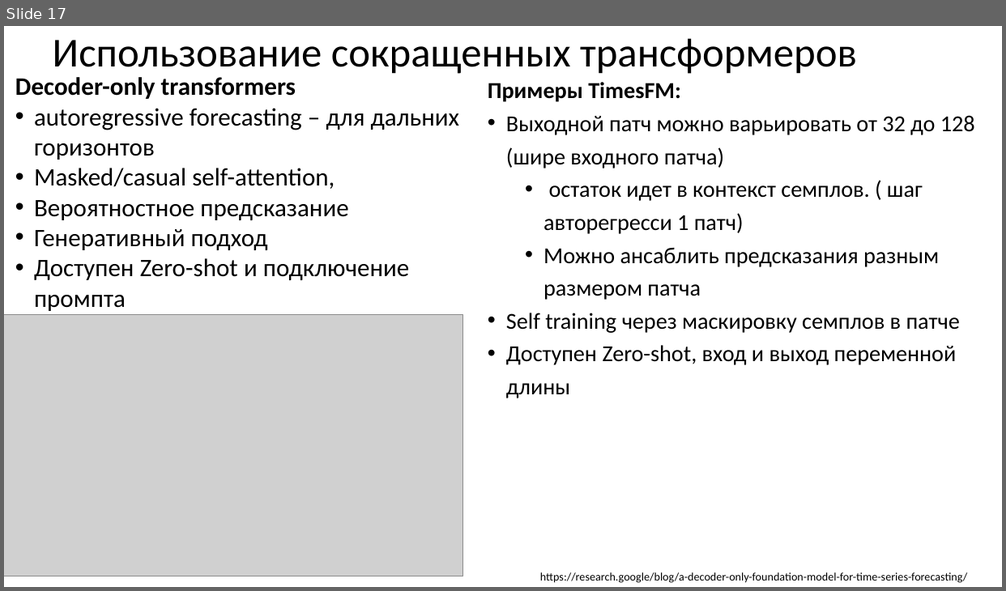
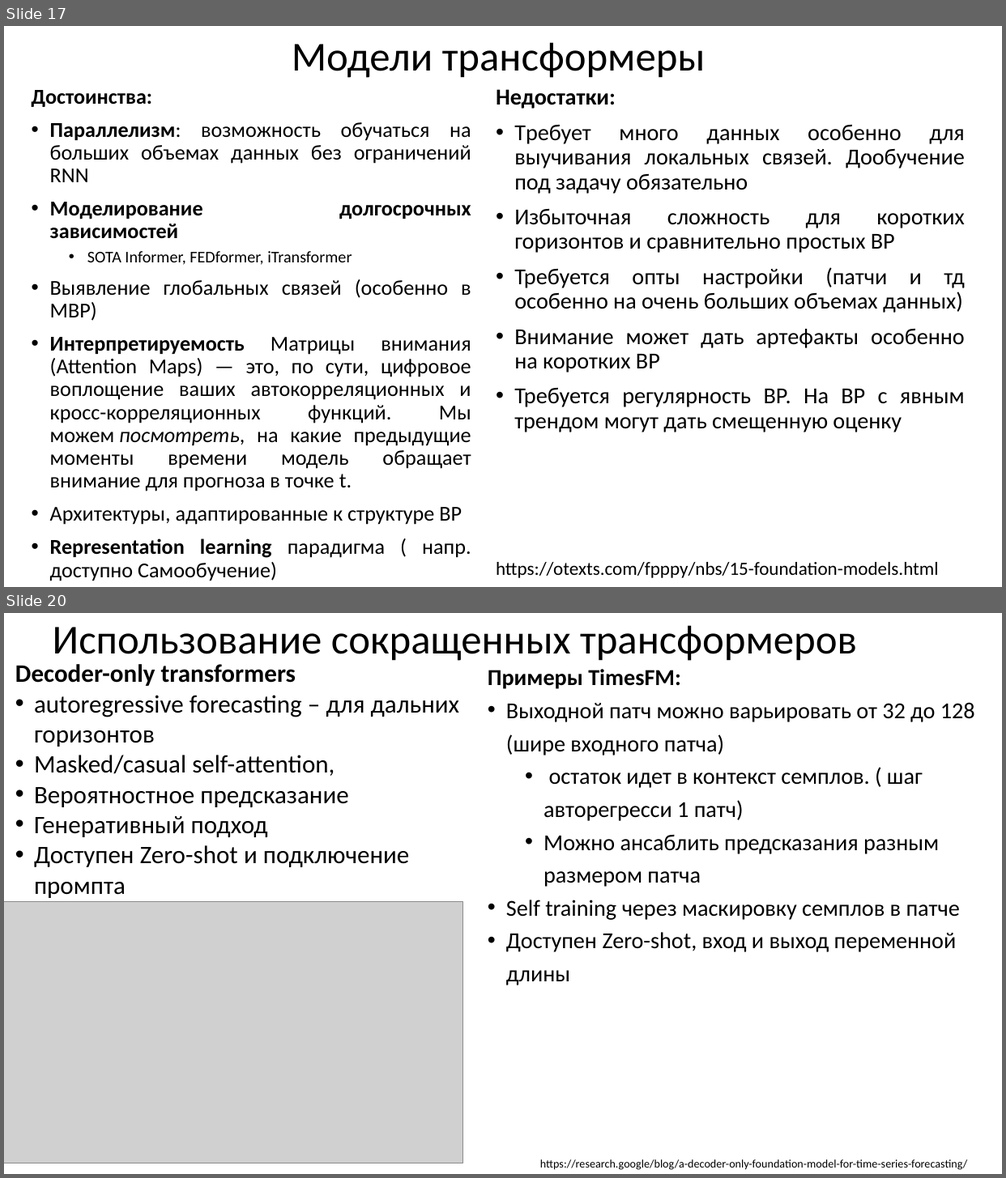
Before and after one commit to MVRonkin/TimeSeriesCourse, a slide deck: 2025/LEC/07-3 Transformers.pptx. Shown one above the other, each under a label of ours: slide 17 before the commit, slides 17 and 20 after it; the slides between them are not shown. The pictures are 1006x591 and 1006x1178 pixels, drawn with LibreOffice and Linux fonts; fonts in the diff are those of the drawing; grey boxes stand for pictures. Boxes give left, top, right and bottom in pixels: in the first picture for what was removed or moved away, otherwise in the second. Text is boxed around its words. In the diff, an @@ line names an element or a change of style, - is before the commit and + after.

```diff
--- a/2025/LEC/07-3 Transformers.pptx
+++ b/2025/LEC/07-3 Transformers.pptx
@@ slide 17 added at <box>4,26,1002,587</box>, background #FFFFFF @@
@@ title added at <box>292,42,705,78</box>, 39.6 pt, text #000000 @@
+Модели трансформеры
@@ text added at <box>32,90,471,582</box>, 20.4 pt, text #000000 @@
+Достоинства:
+• Параллелизм: возможность обучаться на больших объемах данных без ограничений RNN
+• Моделирование долгосрочных зависимостей
+  • SOTA Informer, FEDformer, iTransformer
+• Выявление глобальных связей (особенно в МВР)
+• Интерпретируемость Матрицы внимания (Attention Maps) — это, по сути, цифровое воплощение ваших автокорреляционных и кросс-корреляционных функций. Мы можем посмотреть, на какие предыдущие моменты времени модель обращает внимание для прогноза в точке t.
+• Архитектуры, адаптированные к структуре ВР
+• Representation learning парадигма ( напр. доступно Самообучение)
@@ text added at <box>496,89,965,433</box>, 22 pt, text #000000 @@
+Недостатки:
+• Требует много данных особенно для выучивания локальных связей. Дообучение под задачу обязательно
+• Избыточная сложность для коротких горизонтов и сравнительно простых ВР
+• Требуется опты настройки (патчи и тд особенно на очень больших объемах данных)
+• Внимание может дать артефакты особенно на коротких ВР
+• Требуется регулярность ВР. На ВР с явным трендом могут дать смещенную оценку
@@ text added at <box>496,562,939,578</box>, 18 pt, text #000000 @@
+https://otexts.com/fpppy/nbs/15-foundation-models.html
@@ what was slide 17 is now slide 20 @@
```
Also in this commit, not shown: 2 slides changed, 1 other slide added.
